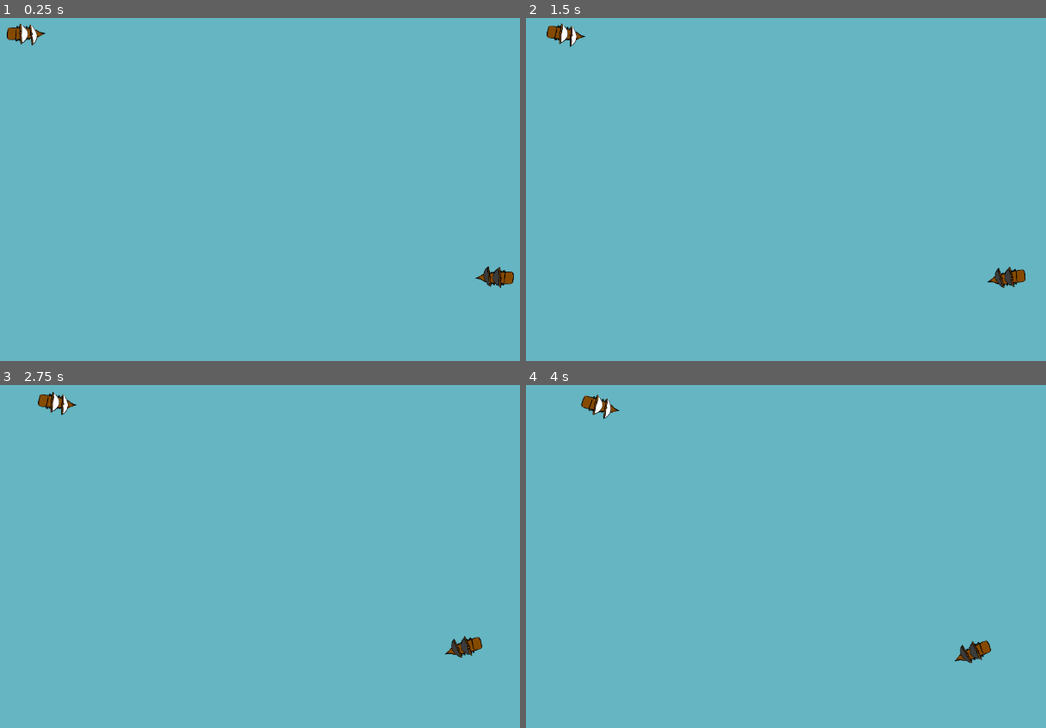
Above: before the commit, frames 1-4 (two rows, left to right).
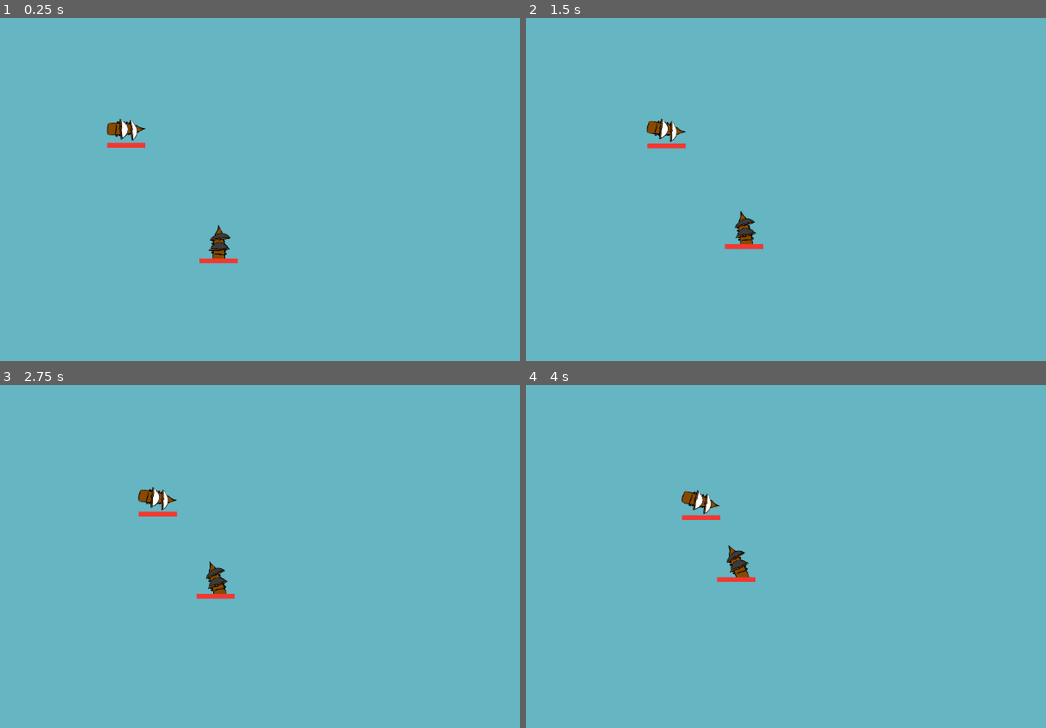
Above: after the commit, the same moments.

Repository: friedev/corsair-warfare
Game: Godot game, scene res://scenes/main.tscn
Two runs of this game, one before a commit and one after it. Both use one fixed random seed, a clock stepped at 60 frames per second and the inputs below.
Inputs:
- Up to frame 1 (0.25 s): no input
- Up to frame 2 (1.5 s): hold Right (p1_right) 0.53-1.28 s; hold A (p2_left) 0.53-1.28 s; hold Left (p1_left) from 1.28 s (still down); tap D (p2_right) at 1.35 s
- Up to frame 3 (2.75 s): release Left (p1_left) at 2.03 s; hold Right (p1_right) from 2.03 s (still down); hold A (p2_left) from 2.03 s (still down)
- Up to frame 4 (4 s): release A (p2_left) at 2.78 s; tap D (p2_right) at 2.85 s; release Right (p1_right) at 3.53 s; hold Left (p1_left) from 3.53 s (still down); hold A (p2_left) from 3.53 s (still down)

The runs differ from the first frame. In frame 1, 1.3% of the frame differs, in the area x 1-99%, y 1-79%; in frame 2, 1.3%; in frame 3, 1.3%; in frame 4, 1.3%, in the area x 10-90%, y 2-82%.

Commit message:
Add proper ramming damage and health bars
Also:

- Change health from an int to a float
- Move the ships so they're on a collision course by default
- Reimport in Godot 4 RC 5 (didn't seem to change anything)

Diff:
--- a/scenes/main.tscn
+++ b/scenes/main.tscn
@@ -6,12 +6,12 @@
 [node name="Main" type="Node2D"]
 
 [node name="Ship1" parent="." instance=ExtResource("1_ra0tt")]
-position = Vector2(184, 95)
+position = Vector2(352, 255)
 player = 1
 
 [node name="Ship2" parent="." instance=ExtResource("1_ra0tt")]
-position = Vector2(972, 506)
-rotation = 3.14159
+position = Vector2(508, 450)
+rotation = -1.5708
 player = 2
 
 [node name="Sprite2D" parent="Ship2" index="1"]
--- a/scenes/ship.tscn
+++ b/scenes/ship.tscn
@@ -1,7 +1,13 @@
-[gd_scene load_steps=3 format=3 uid="uid://fmyumo0aq4ua"]
+[gd_scene load_steps=5 format=3 uid="uid://fmyumo0aq4ua"]
 
 [ext_resource type="Texture2D" uid="uid://ccurknedxv85g" path="res://sprites/ship_white.png" id="1_2f5eh"]
 [ext_resource type="Script" path="res://scripts/ship.gd" id="1_lvdat"]
+
+[sub_resource type="StyleBoxFlat" id="StyleBoxFlat_3u3v2"]
+bg_color = Color(0, 0, 0, 0.501961)
+
+[sub_resource type="StyleBoxFlat" id="StyleBoxFlat_5848p"]
+bg_color = Color(0.945098, 0.219608, 0.196078, 1)
 
 [node name="Ship" type="RigidBody2D"]
 max_contacts_reported = 4
@@ -11,7 +17,10 @@
 script = ExtResource("1_lvdat")
 speed = 50.0
 rotation_speed = 1000.0
-max_health = 3
+ram_dps_min = 0.1
+ram_dps_max = 0.5
+obstacle_dps = 0.5
+max_health = 2.0
 
 [node name="CollisionPolygon2D" type="CollisionPolygon2D" parent="."]
 polygon = PackedVector2Array(-30, -10, 15, -7, 35, 0, 15, 7, -30, 10)
@@ -21,4 +30,18 @@
 texture = ExtResource("1_2f5eh")
 offset = Vector2(0, 8)
 
-[connection signal="body_entered" from="." to="." method="_on_body_entered"]
+[node name="ControlParent" type="Node2D" parent="."]
+unique_name_in_owner = true
+
+[node name="HealthBar" type="ProgressBar" parent="ControlParent"]
+unique_name_in_owner = true
+offset_left = -32.0
+offset_top = 24.0
+offset_right = 32.0
+offset_bottom = 32.0
+theme_override_styles/background = SubResource("StyleBoxFlat_3u3v2")
+theme_override_styles/fill = SubResource("StyleBoxFlat_5848p")
+max_value = 1.0
+value = 1.0
+show_percentage = false
+metadata/_edit_use_anchors_ = true
--- a/scripts/ship.gd
+++ b/scripts/ship.gd
@@ -1,4 +1,5 @@
 extends RigidBody2D
+class_name Ship
 
 
 enum Player {
@@ -10,13 +11,28 @@
 @export var player: Player
 @export var speed: float
 @export var rotation_speed: float
+@export var ram_dps_min: float
+@export var ram_dps_max: float
+@export var obstacle_dps: float
 
-@export var max_health: int
-@onready var health := self.max_health:
+@export var max_health: float
+var health: float:
 	set(value):
-		health = clampi(value, 0, self.max_health)
+		health = clampf(value, 0, self.max_health)
 		if self.health == 0:
 			self.destroy()
+		self.health_bar.value = self.health / self.max_health * self.health_bar.max_value
+
+@onready var control_parent: Node2D = %ControlParent
+@onready var health_bar: ProgressBar = %HealthBar
+
+
+func _ready() -> void:
+	self.health = self.max_health
+
+
+func _process(delta: float) -> void:
+	self.control_parent.global_rotation = 0
 
 
 func _physics_process(delta: float) -> void:
@@ -31,10 +47,32 @@
 		if Input.is_action_pressed("p2_right"):
 			self.apply_torque(rotation_speed)
 	self.apply_force(Vector2.RIGHT.rotated(self.rotation) * speed)
+	self.apply_collision_damage(delta)
 
 
-func _on_body_entered(body: Node) -> void:
-	self.health -= 1
+func apply_collision_damage(delta: float):
+	for body in self.get_colliding_bodies():
+		# Take damage from colliding ships or other obstacles over time
+		var damage_to_self: float
+		if body is Ship:
+			var other := body as Ship
+			# Always take some damage while ramming
+			damage_to_self = other.ram_dps_min
+			# Take more damage if the other ship is hitting me straight on
+			var angle_other_to_self := other.get_angle_to(self.position)
+			if -PI / 2 < angle_other_to_self and angle_other_to_self < PI / 2:
+				damage_to_self += (
+					(1.0 - absf(angle_other_to_self) / (PI / 2))
+					* (other.ram_dps_max - other.ram_dps_min)
+				)
+		else:
+			damage_to_self = self.obstacle_dps
+		damage_to_self *= delta
+#		print("I am P%d" % self.player)
+#		print("other angle: %f" % angle_other_to_self)
+#		print("damage multiplier: %f" % (1.0 - absf(angle_other_to_self) / (PI / 2)))
+#		print("damage to self: %f" % damage_to_self)
+		self.health -= damage_to_self
 
 
 func destroy() -> void:
